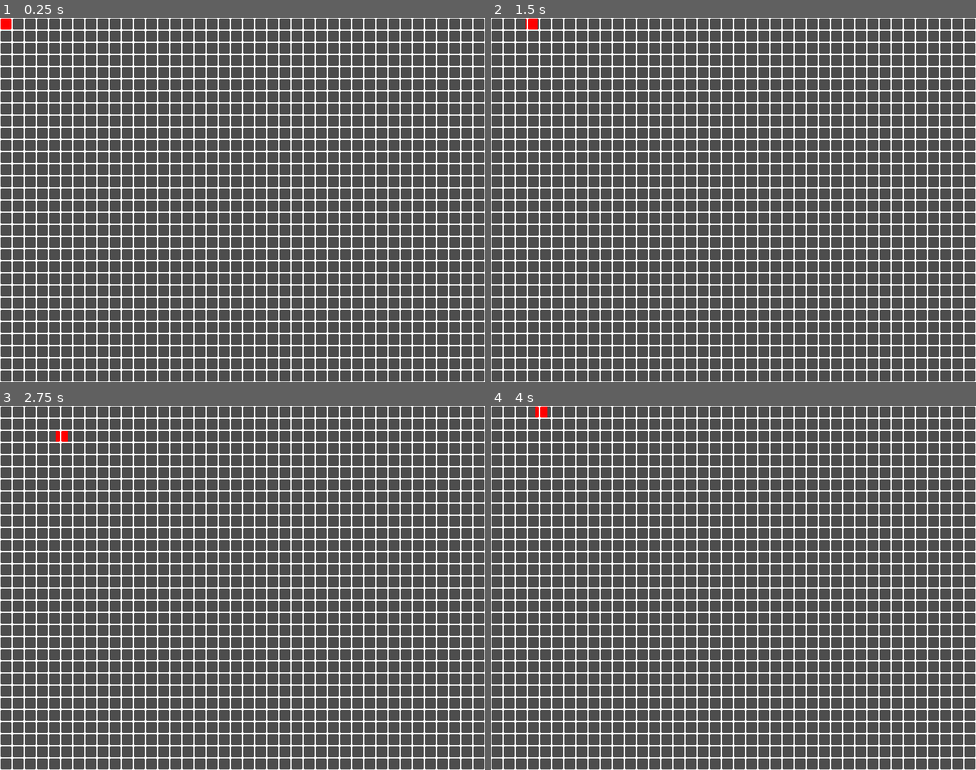
Above: before the commit, frames 1-4 (two rows, left to right).
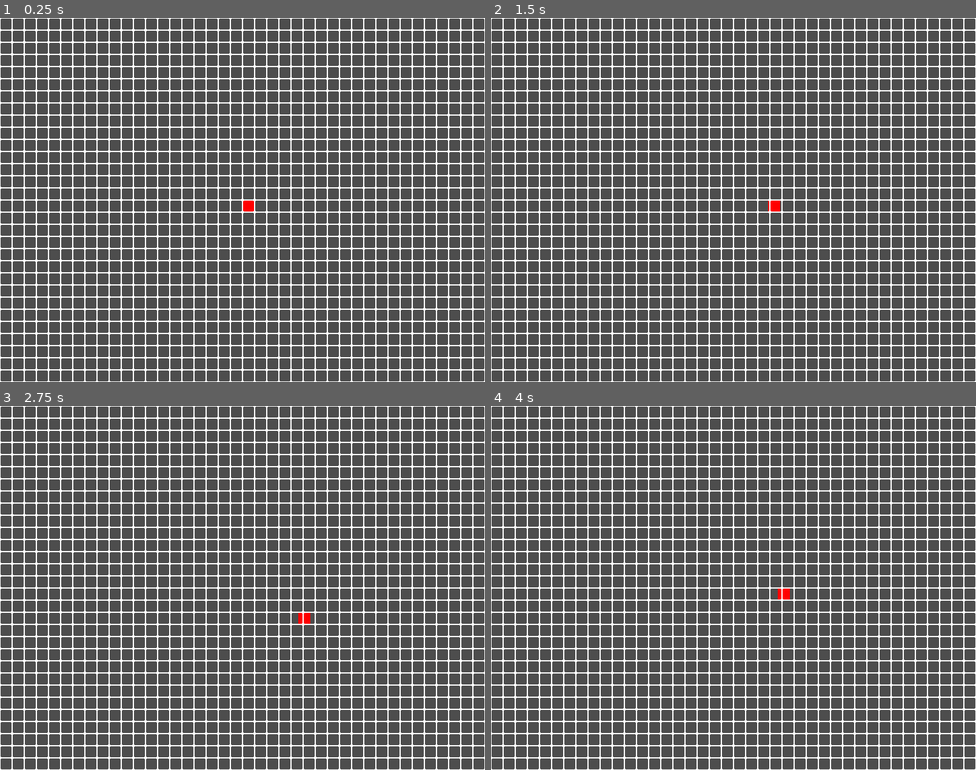
Above: after the commit, the same moments.

Repository: dmnuggins/snake
Game: Godot game, scene res://scenes/game.tscn
Two runs of this game, one before a commit and one after it. Both use one fixed random seed, a clock stepped at 60 frames per second and the inputs below.
Inputs:
- Up to frame 1 (0.25 s): no input
- Up to frame 2 (1.5 s): tap Enter at 0.5 s; hold D (right) 0.53-1.28 s; hold S (down) from 1.28 s (still down)
- Up to frame 3 (2.75 s): release S (down) at 2.03 s; hold D (right) from 2.03 s (still down)
- Up to frame 4 (4 s): release D (right) at 2.78 s; hold W (up) 2.78-3.53 s; hold A (left) from 3.53 s (still down)

The runs differ from the first frame. In frame 1, 0.1% of the frame differs, in the area x 0-53%, y 0-54%; in frame 2, 0.1%; in frame 3, 0.1%; in frame 4, 0.1%.

Commit message:
Refactored scripts + scenes, initialize Player finite state machine

Diff:
--- a/project.godot
+++ b/project.godot
@@ -11,7 +11,7 @@
 [application]
 
 config/name="Snake"
-run/main_scene="res://scenes/game.tscn"
+run/main_scene="res://Scenes/Game.tscn"
 config/features=PackedStringArray("4.2", "Forward Plus")
 config/icon="res://icon.svg"
 
--- /dev/null
+++ b/scenes/Player.tscn
@@ -0,0 +1,34 @@
+[gd_scene load_steps=7 format=3 uid="uid://vp1h3h0chf40"]
+
+[ext_resource type="Script" path="res://Scripts/Player.gd" id="1_dlm0m"]
+[ext_resource type="Script" path="res://Scripts/FiniteStateMachine.gd" id="2_segt2"]
+[ext_resource type="Script" path="res://Scripts/Idle.gd" id="3_lvcm2"]
+[ext_resource type="Script" path="res://Scripts/Moving.gd" id="4_rnonh"]
+[ext_resource type="Script" path="res://Scripts/Die.gd" id="5_boc4t"]
+
+[sub_resource type="RectangleShape2D" id="RectangleShape2D_tn7ky"]
+
+[node name="Player" type="CharacterBody2D"]
+script = ExtResource("1_dlm0m")
+
+[node name="ColorRect" type="ColorRect" parent="."]
+offset_right = 20.0
+offset_bottom = 20.0
+color = Color(1, 0, 0, 1)
+metadata/_edit_use_anchors_ = true
+
+[node name="CollisionShape2D" type="CollisionShape2D" parent="."]
+position = Vector2(10, 10)
+shape = SubResource("RectangleShape2D_tn7ky")
+
+[node name="FSM" type="Node" parent="."]
+script = ExtResource("2_segt2")
+
+[node name="Idle" type="Node" parent="FSM"]
+script = ExtResource("3_lvcm2")
+
+[node name="Moving" type="Node" parent="FSM"]
+script = ExtResource("4_rnonh")
+
+[node name="Die" type="Node" parent="FSM"]
+script = ExtResource("5_boc4t")
--- a/scenes/game.tscn
+++ b/scenes/game.tscn
@@ -1,11 +1,11 @@
 [gd_scene load_steps=7 format=3 uid="uid://5gm2ubukyvup"]
 
-[ext_resource type="Script" path="res://scripts/game.gd" id="1_gl3co"]
-[ext_resource type="PackedScene" uid="uid://vp1h3h0chf40" path="res://scenes/snake.tscn" id="2_aoqhn"]
-[ext_resource type="Texture2D" uid="uid://cuwlh1mvx5xl8" path="res://assets/Grid-00.png" id="3_2b400"]
+[ext_resource type="Script" path="res://Scripts/Game.gd" id="1_64af6"]
+[ext_resource type="PackedScene" uid="uid://vp1h3h0chf40" path="res://Scenes/Player.tscn" id="2_lltrj"]
+[ext_resource type="Texture2D" uid="uid://cuwlh1mvx5xl8" path="res://Assets/Grid-00.png" id="3_diupw"]
 
 [sub_resource type="TileSetAtlasSource" id="TileSetAtlasSource_bxpjb"]
-texture = ExtResource("3_2b400")
+texture = ExtResource("3_diupw")
 texture_region_size = Vector2i(20, 20)
 0:0/0 = 0
 
@@ -16,10 +16,9 @@
 [sub_resource type="WorldBoundaryShape2D" id="WorldBoundaryShape2D_a2uht"]
 
 [node name="Game" type="Node2D"]
-script = ExtResource("1_gl3co")
+script = ExtResource("1_64af6")
 
-[node name="Snake" parent="." instance=ExtResource("2_aoqhn")]
-position = Vector2(-400, -300)
+[node name="Player" parent="." instance=ExtResource("2_lltrj")]
 
 [node name="Camera2D" type="Camera2D" parent="."]
 
--- a/scenes/snake.tscn
+++ /dev/null
@@ -1,18 +0,0 @@
-[gd_scene load_steps=3 format=3 uid="uid://vp1h3h0chf40"]
-
-[ext_resource type="Script" path="res://scripts/snake.gd" id="1_dlm0m"]
-
-[sub_resource type="RectangleShape2D" id="RectangleShape2D_tn7ky"]
-
-[node name="Snake" type="CharacterBody2D"]
-script = ExtResource("1_dlm0m")
-
-[node name="ColorRect" type="ColorRect" parent="."]
-offset_right = 20.0
-offset_bottom = 20.0
-color = Color(1, 0, 0, 1)
-metadata/_edit_use_anchors_ = true
-
-[node name="CollisionShape2D" type="CollisionShape2D" parent="."]
-position = Vector2(10, 10)
-shape = SubResource("RectangleShape2D_tn7ky")
--- /dev/null
+++ b/scripts/Die.gd
@@ -0,0 +1,11 @@
+extends Node
+
+
+# Called when the node enters the scene tree for the first time.
+func _ready():
+	pass # Replace with function body.
+
+
+# Called every frame. 'delta' is the elapsed time since the previous frame.
+func _process(delta):
+	pass
--- /dev/null
+++ b/scripts/FiniteStateMachine.gd
@@ -0,0 +1,11 @@
+extends Node
+
+
+# Called when the node enters the scene tree for the first time.
+func _ready():
+	pass # Replace with function body.
+
+
+# Called every frame. 'delta' is the elapsed time since the previous frame.
+func _process(delta):
+	pass
--- /dev/null
+++ b/scripts/Idle.gd
@@ -0,0 +1,11 @@
+extends Node
+
+
+# Called when the node enters the scene tree for the first time.
+func _ready():
+	pass # Replace with function body.
+
+
+# Called every frame. 'delta' is the elapsed time since the previous frame.
+func _process(delta):
+	pass
--- /dev/null
+++ b/scripts/Moving.gd
@@ -0,0 +1,11 @@
+extends Node
+
+
+# Called when the node enters the scene tree for the first time.
+func _ready():
+	pass # Replace with function body.
+
+
+# Called every frame. 'delta' is the elapsed time since the previous frame.
+func _process(delta):
+	pass
--- a/scripts/snake.gd
+++ b/scripts/Player.gd
@@ -20,16 +20,16 @@
 func _physics_process(delta):
 
 	# Player will move in the direction of the respective action pressed
-	if Input.is_action_pressed("up") && checkAlignment(position) && (current_direction != MoveType.VERTICAL):
+	if Input.is_action_pressed("up") && checkAlignment() && (current_direction != MoveType.VERTICAL):
 		velocity = Vector2(0,-1)
 		current_direction = MoveType.VERTICAL
-	elif Input.is_action_pressed("down") && checkAlignment(position) && (current_direction != MoveType.VERTICAL):
+	elif Input.is_action_pressed("down") && checkAlignment() && (current_direction != MoveType.VERTICAL):
 		velocity = Vector2(0,1)
 		current_direction = MoveType.VERTICAL
-	elif Input.is_action_pressed("left") && checkAlignment(position) && (current_direction != MoveType.HORIZONTAL):
+	elif Input.is_action_pressed("left") && checkAlignment() && (current_direction != MoveType.HORIZONTAL):
 		velocity = Vector2(-1,0)
 		current_direction = MoveType.HORIZONTAL
-	elif Input.is_action_pressed("right") && checkAlignment(position) && (current_direction != MoveType.HORIZONTAL):
+	elif Input.is_action_pressed("right") && checkAlignment() && (current_direction != MoveType.HORIZONTAL):
 		velocity = Vector2(1,0)
 		current_direction = MoveType.HORIZONTAL
 
@@ -43,7 +43,7 @@
 
 	position = Vector2(round(position.x), round(position.y))
 
-	if checkAlignment(position):
+	if checkAlignment():
 		print(position)
 
 # Changes the direction of the snake if aligned
@@ -51,7 +51,7 @@
 	pass
 
 # Check if player is aligned with grid given current position and square size
-func checkAlignment(position):
+func checkAlignment():
 	var x = int(position.x)
 	var y = int(position.y)
 
Not shown, changed: assets/Grid-00.png.import
